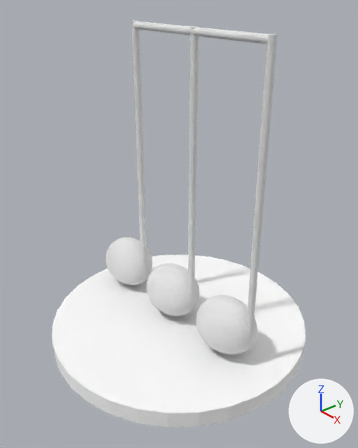
A saved change to the Blender file Assets/Models/Tokens/threeUnits.blend.
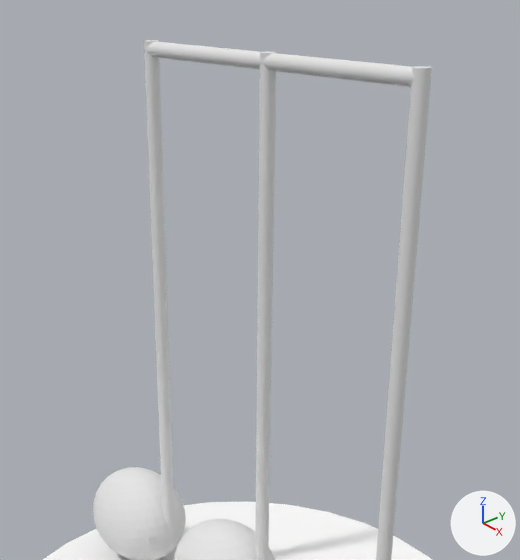
The first picture shows the older version from a 50 mm lens placed at (0.986, -0.857, 1.003), pointed at (0.025, -0.02, 0.373). The close-ups show both versions on the part from 16% to 90% of the width and 0% to 63% of the height of that picture. The axes (+X, +Y, +Z) are drawn at lower right. The lights are the same throughout.
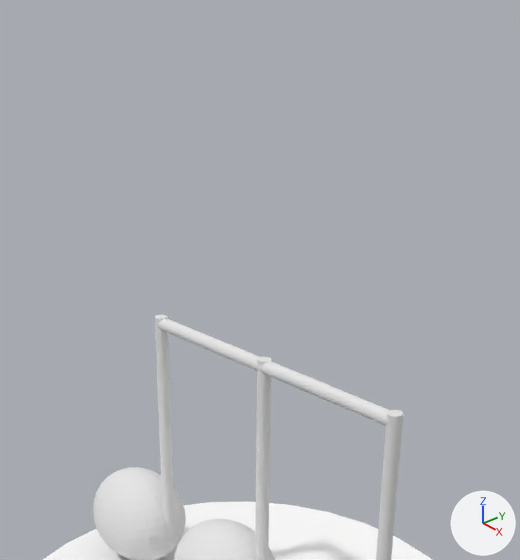
Location of each change, [x1, y1, x2, y2] in pixels of the close-ups (520 x 560 px):
'Cylinder.002', moved, rescaled: before [376, 66, 432, 560]; after [376, 410, 403, 560]
'Cylinder.003', moved: before [145, 42, 414, 87]; after [156, 318, 389, 426]
'Cylinder.004', moved, rescaled: before [255, 51, 277, 560]; after [255, 357, 271, 560]
'Cylinder.001', moved, rescaled (34% narrower, 55% shorter): before [144, 40, 175, 543]; after [155, 315, 175, 541]

Edits to the bpy script that builds the scene:
```text
Change ob_cylinder_001:
    ob_cylinder_001.location: (-0.178, 0.0, 0.5) -> (-0.178, 0.0, 0.305)
    ob_cylinder_001.scale: (1.0, 1.0, 0.8) -> (1.0, 1.0, 0.4)
Change ob_cylinder_002:
    ob_cylinder_002.location: (0.293, 0.0, 0.5) -> (0.293, 0.0, 0.305)
    ob_cylinder_002.scale: (1.0, 1.0, 0.8) -> (1.0, 1.0, 0.4)
Change ob_cylinder_003:
    ob_cylinder_003.location: (0.057, 0.0, 0.89) -> (0.057, 0.0, 0.494)
Change ob_cylinder_004:
    ob_cylinder_004.location: (0.057, 0.0, 0.5) -> (0.057, 0.0, 0.305)
    ob_cylinder_004.scale: (1.0, 1.0, 0.8) -> (1.0, 1.0, 0.4)
```
